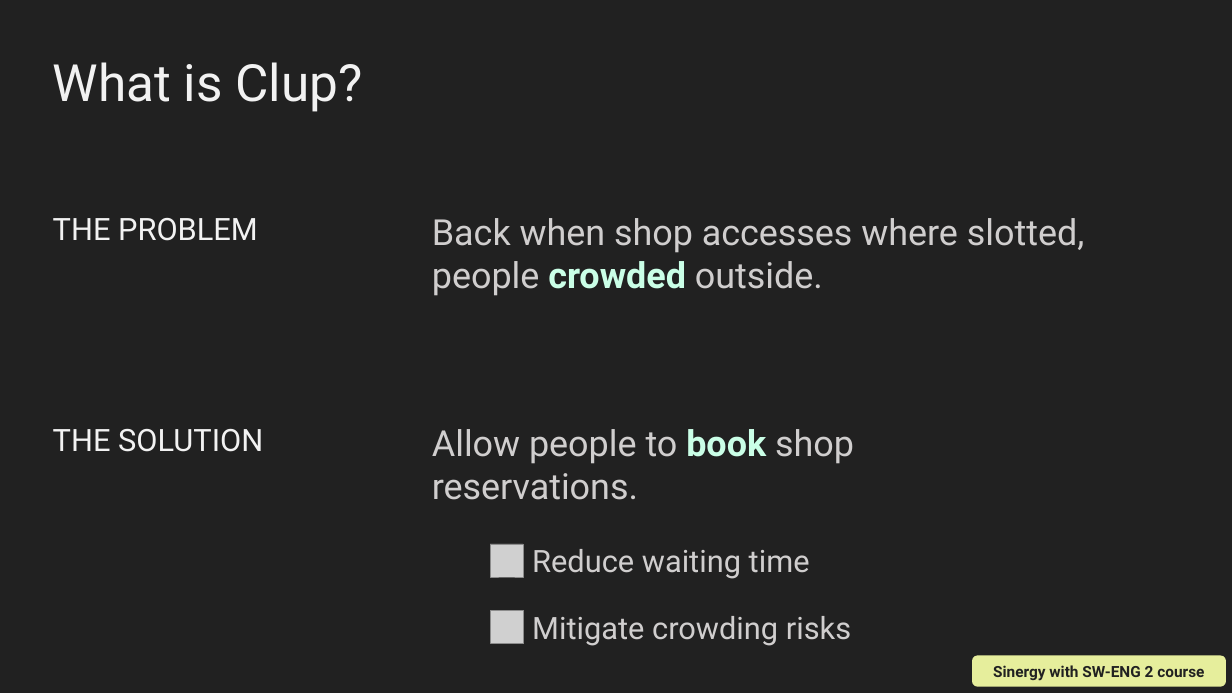
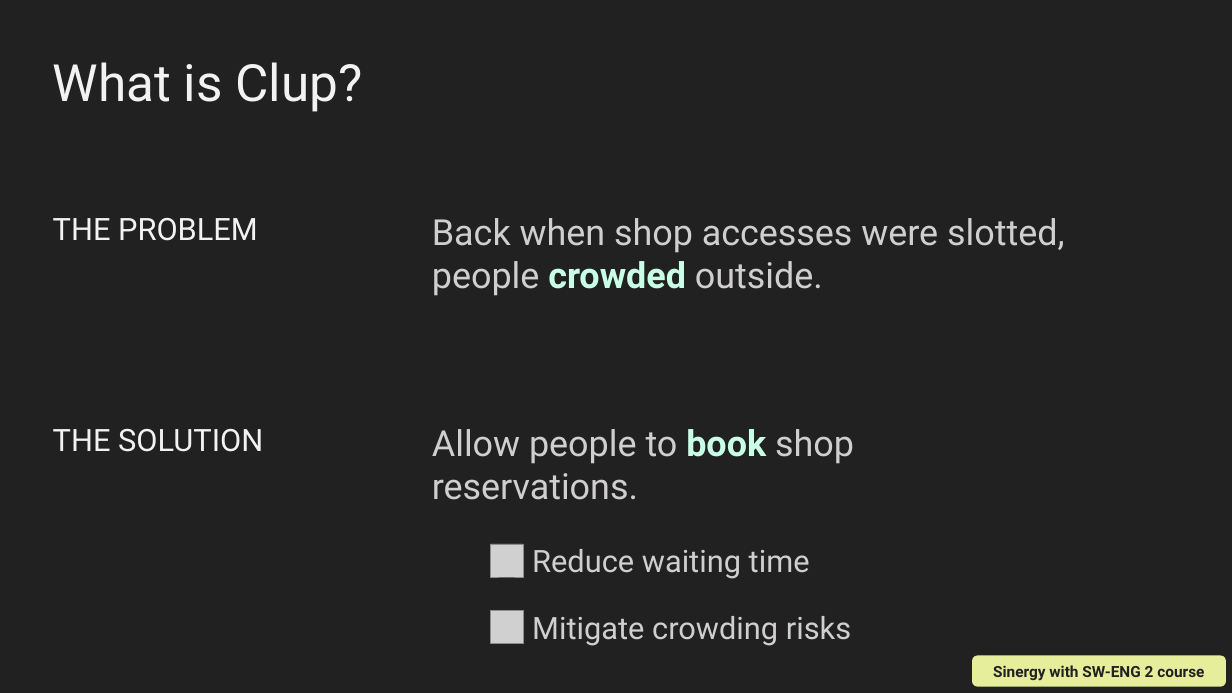
Before and after one commit to m-calabresi/Clup, a slide deck: slide 2 of Documentation/Application Overview.pptx. Drawn at 1232x693 pixels with LibreOffice and Linux fonts; fonts in the diff are those of the drawing; grey boxes stand for pictures. Boxes give left, top, right and bottom in pixels: in the first picture for what was removed or moved away, otherwise in the second. Text is boxed around its words. In the diff, an @@ line names an element or a change of style, - is before the commit and + after.

Commit message:
Fixed typo in Application Overview

```diff
--- a/Documentation/Application Overview.pptx
+++ b/Documentation/Application Overview.pptx
@@ text at [432,218,1064,253]: text changed @@
-Back when shop accesses where slotted,
+Back when shop accesses were slotted,
```
